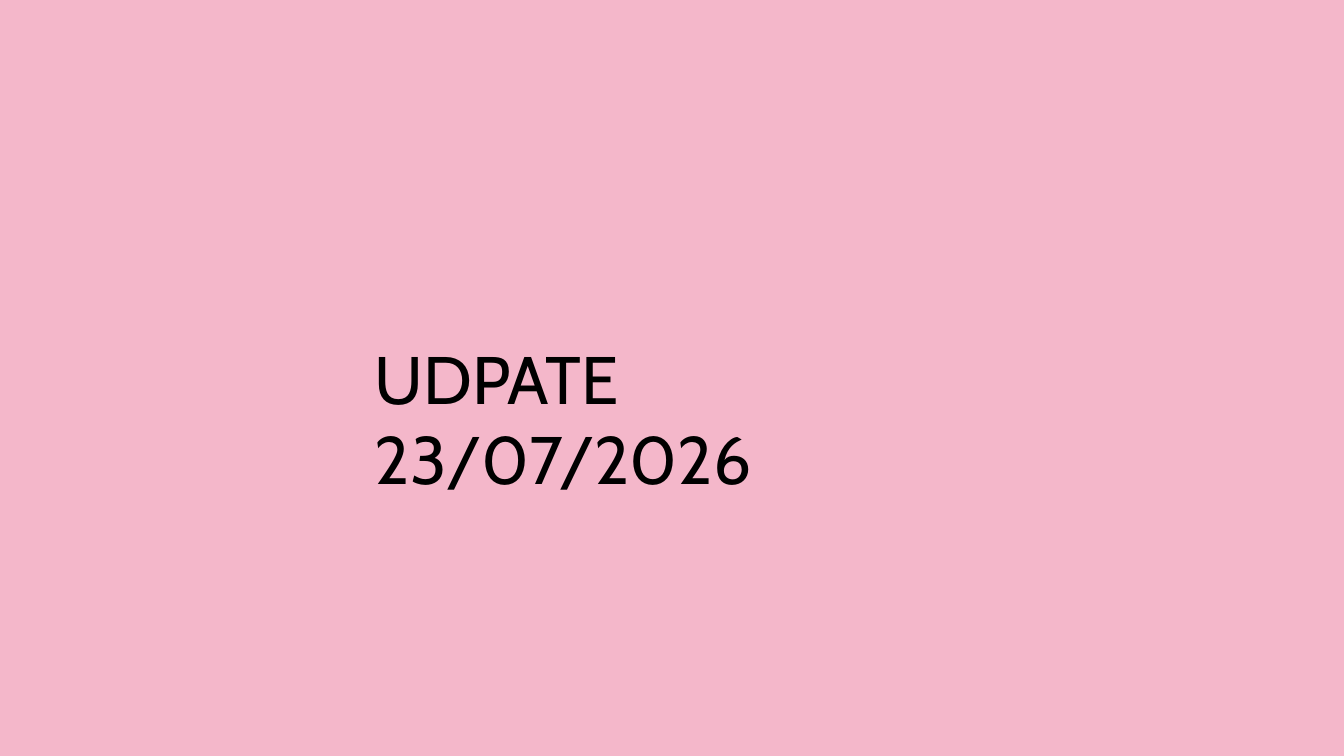
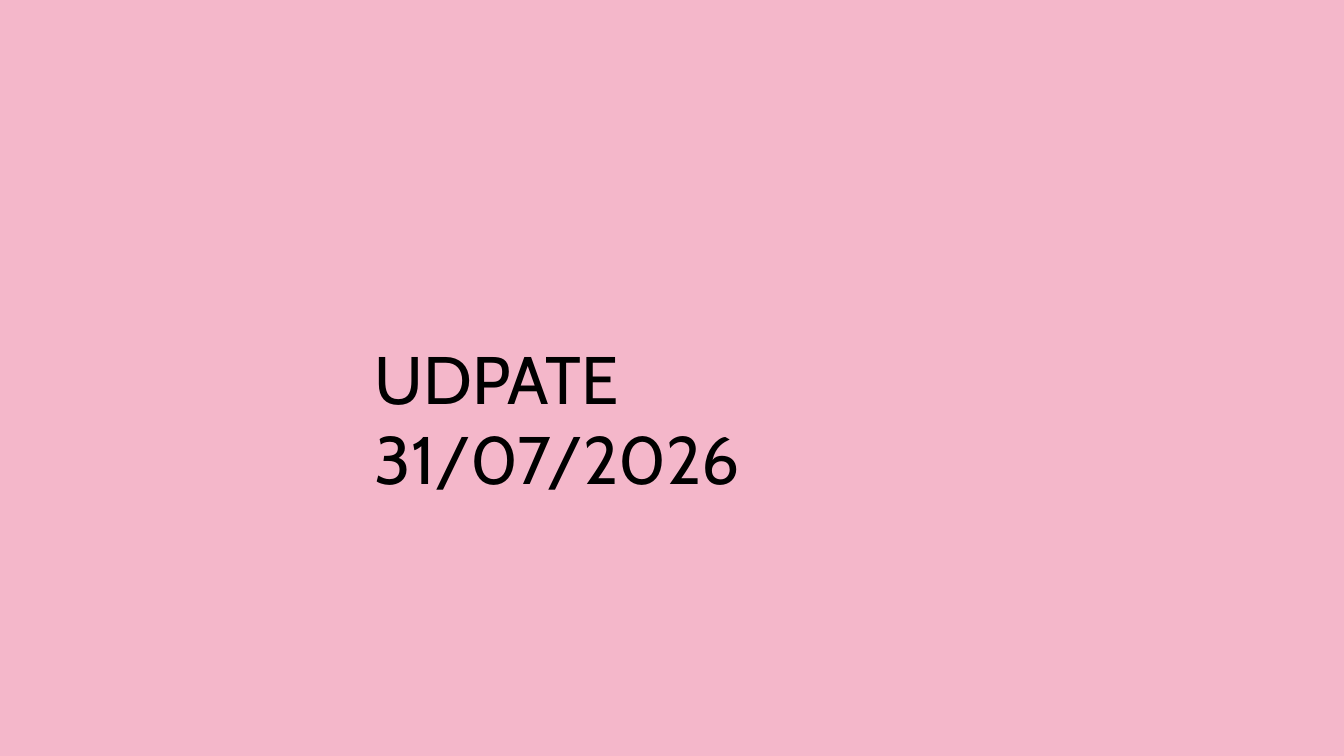
Before and after one commit to Syaziyah30/DeviceCluster, a slide deck: slide 2 of 1.training_model/supplementary/Device Identifier 20260717.pptx. Drawn at 1344x756 pixels with LibreOffice and Linux fonts; fonts in the diff are those of the drawing. Boxes give left, top, right and bottom in pixels: in the first picture for what was removed or moved away, otherwise in the second. Text is boxed around its words. In the diff, an @@ line names an element or a change of style, - is before the commit and + after.

```diff
--- a/1.training_model/supplementary/Device Identifier 20260717.pptx
+++ b/1.training_model/supplementary/Device Identifier 20260717.pptx
@@ text at bbox=[375, 357, 740, 490]: text changed @@
-UDPATE 23/07/2026
+UDPATE 31/07/2026
```
Also in this commit, not shown: 1 other slide changed, 1 other file.
